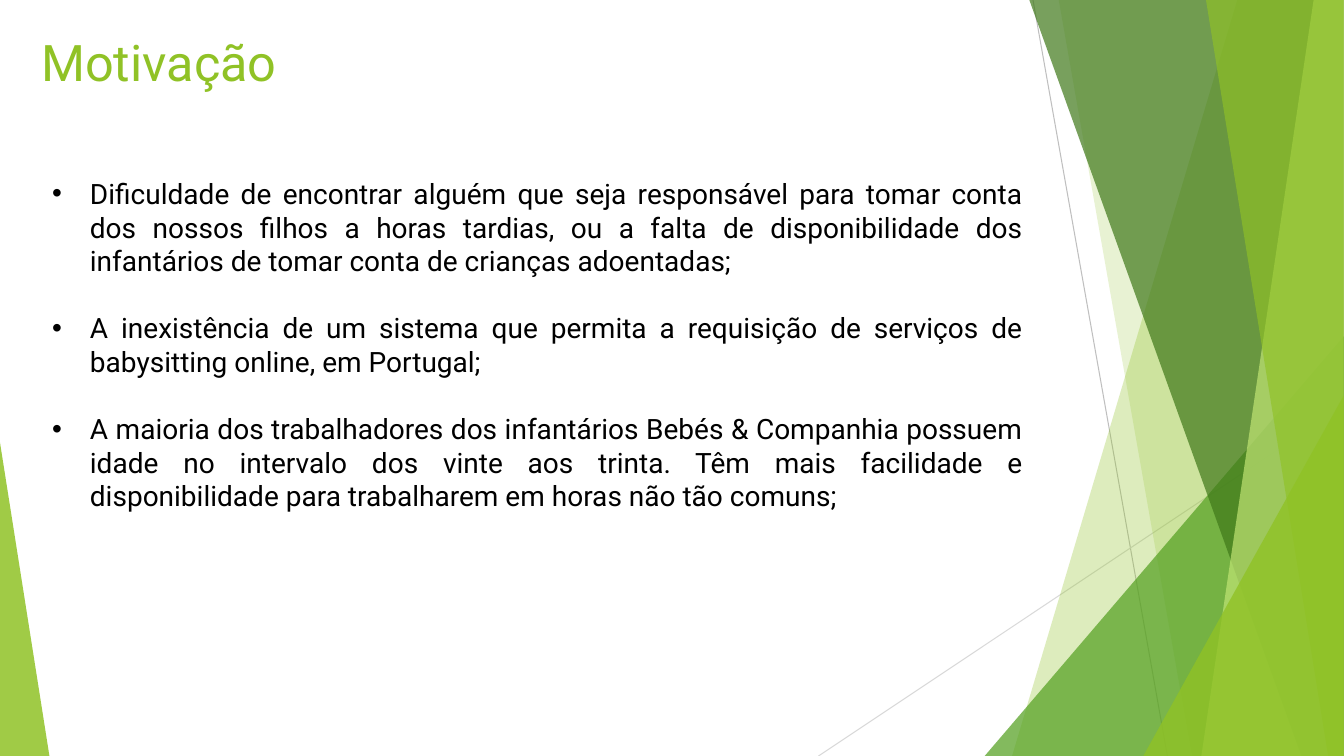
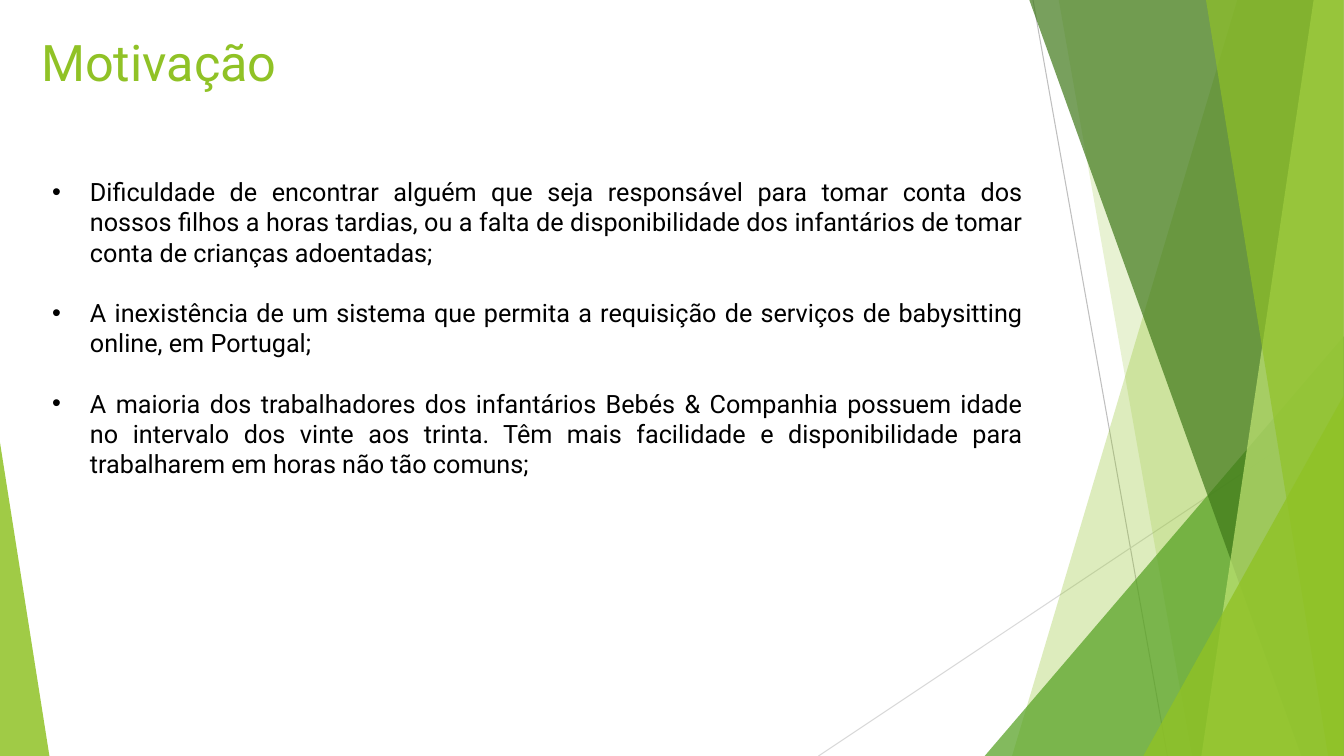
Before and after one commit to vitorjrc/babysitting-system, a slide deck: slide 4 of relatorio/LI4.pptx (slide 3 before the commit). Drawn at 1344x756 pixels with LibreOffice and Linux fonts; fonts in the diff are those of the drawing. Boxes give left, top, right and bottom in pixels: in the first picture for what was removed or moved away, otherwise in the second. Text is boxed around its words. In the diff, an @@ line names an element or a change of style, - is before the commit and + after.

```diff
--- a/relatorio/LI4.pptx
+++ b/relatorio/LI4.pptx
@@ text "Dificuldade de encontrar alguém que ..." at [90, 182, 1023, 477]: size 20 to 18 pt @@
```
Also in this commit, not shown: 3 other slides changed, 2 slides added.
